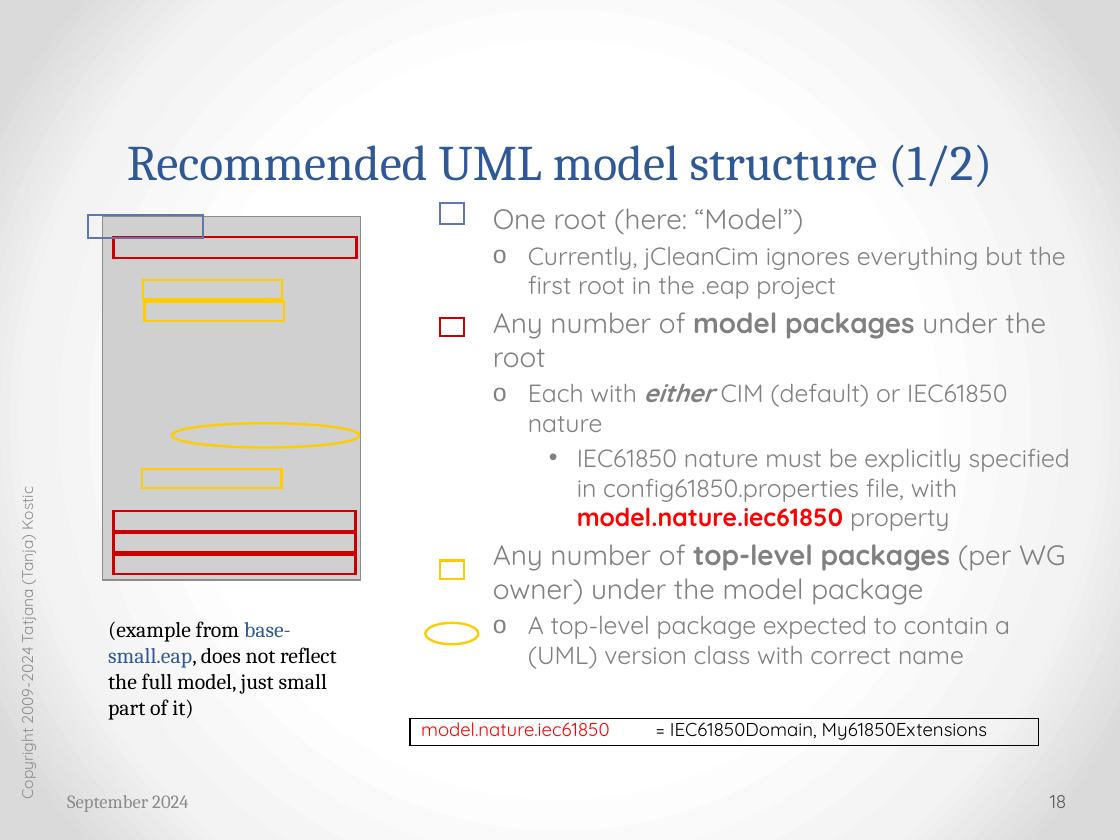
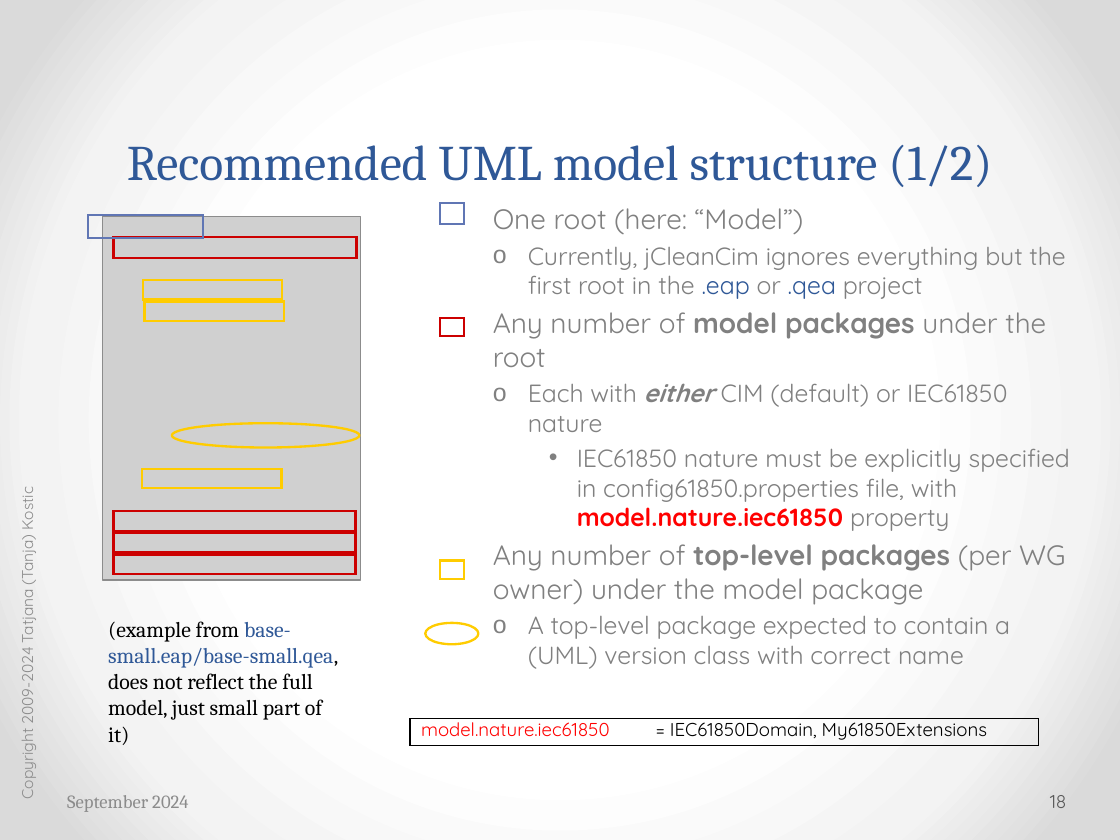
Before and after one commit to cimug-org/jCleanCim, a slide deck: slide 18 of doc/jCleanCimIntro.pptx. Drawn at 1120x840 pixels with LibreOffice and Linux fonts; fonts in the diff are those of the drawing; grey boxes stand for pictures. Boxes give left, top, right and bottom in pixels: in the first picture for what was removed or moved away, otherwise in the second. Text is boxed around its words. In the diff, an @@ line names an element or a change of style, - is before the commit and + after.

```diff
--- a/doc/jCleanCimIntro.pptx
+++ b/doc/jCleanCimIntro.pptx
@@ text at (528, 247, 1065, 299): text changed @@
-  o Currently, jCleanCim ignores everything but the first root in the .eap project
+  o Currently, jCleanCim ignores everything but the first root in the .eap or .qea project
@@ text at (108, 621, 338, 745): text changed @@
-(example from base-small.eap, does not reflect the full model, just small part of it)
+(example from base-small.eap/base-small.qea, does not reflect the full model, just small part of it)
```
Also in this commit, not shown: 24 other slides changed, 4 other files.
